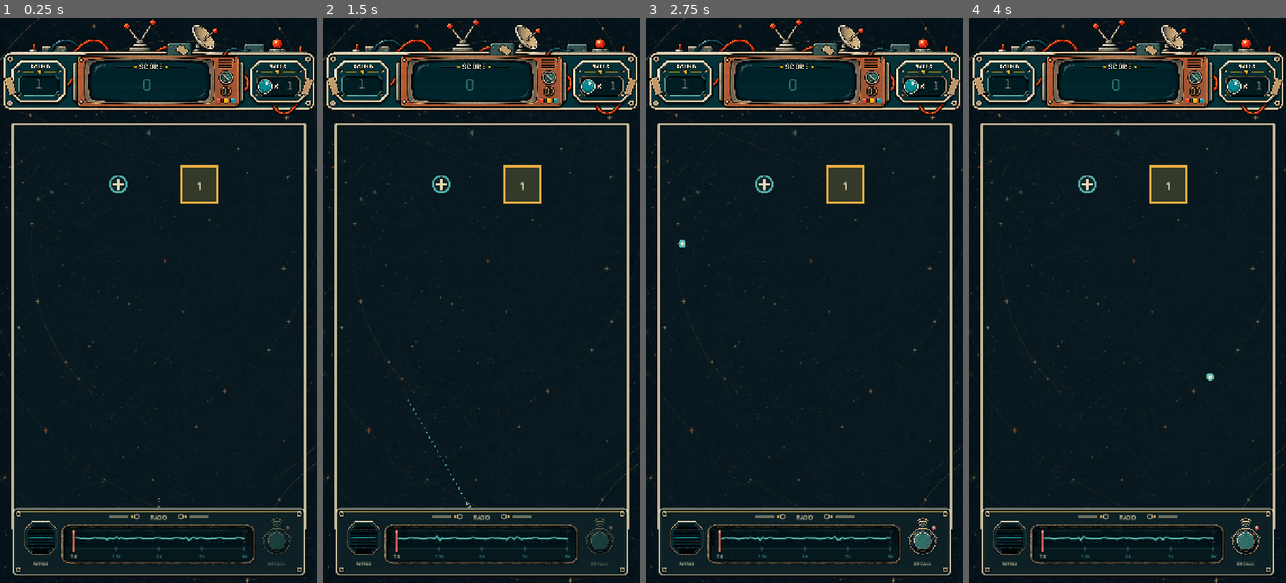
Above: before the commit, frames 1-4 (left to right).
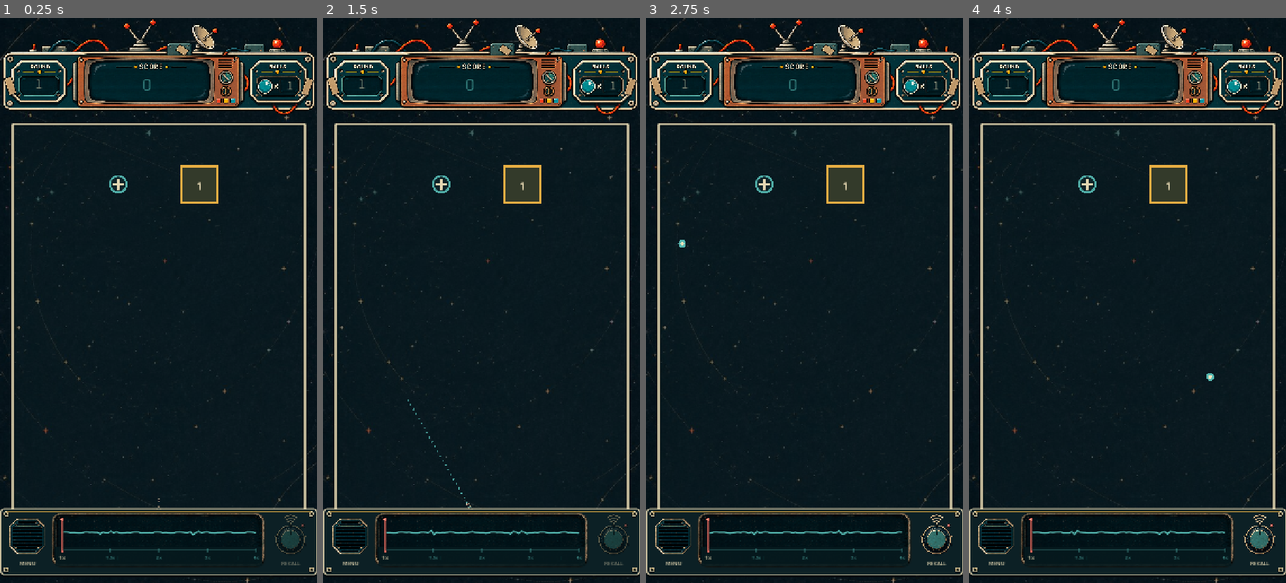
Above: after the commit, the same moments.

Repository: dfagaras/ryko-game
Game: Godot game, scene res://scenes/main.tscn
The game is run twice, just before and just after one commit, with the same random seed, the same clock (stepped at 60 frames per second) and the same inputs.
Inputs (mouse positions are in pixels of both pictures, inside the frame that each line leads up to):
- Up to frame 1 (0.25 s): no input
- Up to frame 2 (1.5 s): tap Enter at 0.5 s; move the mouse to (551, 272) at 0.52 s; click (551, 272) at 0.67 s; tap Space at 1.25 s; drag from (418, 328) to (465, 413) at 1.27 s
- Up to frame 3 (2.75 s): move the mouse to (836, 176) at 2.02 s; click (836, 176) at 2.17 s
- Up to frame 4 (4 s): tap Enter at 2.75 s; drag from (1111, 413) to (1032, 215) at 2.77 s; tap Space at 3.5 s; move the mouse to (1222, 385) at 3.52 s; click (1222, 385) at 3.67 s

The runs differ from the first frame. In frame 1, 3.1% of the frame differs, in the area x 0-100%, y 86-99%; in frame 2, 3.2%; in frame 3, 3.2%; in frame 4, 3.3%.

Commit message:
feat: widen footer radio controls

Diff:
--- a/scripts/game.gd
+++ b/scripts/game.gd
@@ -17,6 +17,12 @@
 const SCORE_VALUE_RECT := Rect2(204.0, 126.0, 258.0, 49.0)
 const BALLS_VALUE_RECT := Rect2(641.0, 135.0, 34.0, 34.0)
 
+const FOOTER_HEIGHT := 152.0
+const FOOTER_Y := 1110.0
+const FOOTER_CONTROL_SIZE := 108.0
+const FOOTER_CONTROL_CENTER_Y := 1175.0
+const FOOTER_SIDE_SCOPE_GAP := 116.0
+
 var score: int = 0
 
 
@@ -26,11 +32,11 @@
 	super._update_responsive_layout()
 	var safe_insets := _safe_vertical_insets(layout_viewport_size)
 	var header_target_y := safe_insets.x
-	var footer_target_y := layout_viewport_size.y - safe_insets.y - 18.0 - 152.0
-	footer_target_y = maxf(1110.0, footer_target_y)
+	var footer_target_y := layout_viewport_size.y - safe_insets.y - 18.0 - FOOTER_HEIGHT
+	footer_target_y = maxf(FOOTER_Y, footer_target_y)
 
 	layout_header_y_offset = header_target_y
-	layout_footer_y_offset = footer_target_y - 1110.0
+	layout_footer_y_offset = footer_target_y - FOOTER_Y
 
 	var available_top := header_target_y + HEADER_HEIGHT
 	var available_bottom := footer_target_y - 14.0
@@ -117,6 +123,111 @@
 	)
 
 
+func _footer_rect() -> Rect2:
+	# The footer is intentionally viewport-wide. Because the game content itself
+	# is centered inside a logical 720px canvas, extend the local footer in both
+	# directions by layout_content_x to reach the physical phone edges.
+	return Rect2(
+		Vector2(-layout_content_x, FOOTER_Y),
+		Vector2(layout_viewport_size.x, FOOTER_HEIGHT)
+	)
+
+
+func _draw_footer() -> void:
+	_draw_radio_console(_footer_rect())
+
+
+func _menu_button_rect() -> Rect2:
+	var footer := _footer_rect()
+	var center := Vector2(footer.position.x + 61.0, FOOTER_CONTROL_CENTER_Y)
+	return Rect2(center - Vector2(58.0, 67.0), Vector2(116.0, 134.0))
+
+
+func _recall_button_rect() -> Rect2:
+	var footer := _footer_rect()
+	var center := Vector2(footer.end.x - 61.0, FOOTER_CONTROL_CENTER_Y)
+	return Rect2(center - Vector2(58.0, 67.0), Vector2(116.0, 134.0))
+
+
+func _radio_scope_outer_rect() -> Rect2:
+	var footer := _footer_rect()
+	# RADIO title/ornaments were removed, so the glass can use almost the full
+	# footer height. Side controls keep a small breathing gap from the housing.
+	return Rect2(
+		Vector2(footer.position.x + FOOTER_SIDE_SCOPE_GAP, FOOTER_Y + 10.0),
+		Vector2(footer.size.x - FOOTER_SIDE_SCOPE_GAP * 2.0, 126.0)
+	)
+
+
+func _radio_speed_track_rect() -> Rect2:
+	var scope := _radio_scope_outer_rect()
+	# The waveform gets a much taller usable window. The scale sits underneath
+	# it inside the same glass so the needle, labels and interaction all share
+	# the exact same horizontal geometry.
+	return Rect2(
+		scope.position + Vector2(24.0, 13.0),
+		Vector2(scope.size.x - 48.0, 64.0)
+	)
+
+
+func _radio_speed_interaction_rect() -> Rect2:
+	return _radio_scope_outer_rect().grow(-4.0)
+
+
+func _draw_radio_console(rect: Rect2) -> void:
+	# Keep the established recycled-space-junk faceplate, but let it touch both
+	# phone edges and dedicate the freed RADIO title area to the oscilloscope.
+	_draw_rounded_panel(Rect2(rect.position + Vector2(0.0, 5.0), rect.size), Color(PAPER_SHADOW, 0.90), Color(PAPER_SHADOW, 0.90), 0.0, 8.0)
+	_draw_rounded_panel(rect, Color(PANEL, 1.0), Color(CREAM, 0.82), 3.0, 8.0)
+	_draw_rounded_panel(rect.grow(-7.0), Color(PANEL, 1.0), Color(AMBER, 0.26), 1.0, 5.0)
+	for screw in [
+		rect.position + Vector2(13.0, 13.0),
+		Vector2(rect.end.x - 13.0, rect.position.y + 13.0),
+		Vector2(rect.position.x + 13.0, rect.end.y - 13.0),
+		rect.end - Vector2(13.0, 13.0)
+	]:
+		_draw_machine_screw(screw, 6.0)
+
+	var menu_center := Vector2(rect.position.x + 61.0, FOOTER_CONTROL_CENTER_Y)
+	var recall_center := Vector2(rect.end.x - 61.0, FOOTER_CONTROL_CENTER_Y)
+	_draw_footer_menu_asset(menu_center)
+
+	var scope_outer := _radio_scope_outer_rect()
+	draw_texture_rect_region(RADIO_WAVEBOARD_TEXTURE, scope_outer, RADIO_WAVEBOARD_SOURCE_RECT)
+	var wave_rect := _radio_speed_track_rect()
+	_draw_radio_waveform(wave_rect)
+
+	# Remove raster graduations from the source artwork and redraw only the five
+	# real speed stops. The mask is derived from the enlarged glass, not fixed px.
+	var scale_mask := Rect2(
+		Vector2(scope_outer.position.x + 8.0, wave_rect.end.y + 2.0),
+		Vector2(scope_outer.size.x - 16.0, scope_outer.end.y - wave_rect.end.y - 7.0)
+	)
+	draw_rect(scale_mask, Color("#06191d", 0.94), true)
+	_draw_radio_speed_control(scope_outer, wave_rect)
+	_draw_footer_recall_asset(recall_center)
+
+
+func _draw_footer_menu_asset(center: Vector2) -> void:
+	var asset_rect := Rect2(
+		center - Vector2(FOOTER_CONTROL_SIZE, FOOTER_CONTROL_SIZE) * 0.5,
+		Vector2(FOOTER_CONTROL_SIZE, FOOTER_CONTROL_SIZE)
+	)
+	draw_texture_rect(MENU_SPEAKER_TEXTURE, asset_rect, false)
+	_draw_centered_label("MENU", Vector2(center.x, center.y + 58.0), 12, Color(CREAM, 0.92))
+
+
+func _draw_footer_recall_asset(center: Vector2) -> void:
+	var enabled := state == TurnState.FIRING
+	var asset_rect := Rect2(
+		center - Vector2(FOOTER_CONTROL_SIZE, FOOTER_CONTROL_SIZE) * 0.5,
+		Vector2(FOOTER_CONTROL_SIZE, FOOTER_CONTROL_SIZE)
+	)
+	var tint := Color.WHITE if enabled else Color(0.72, 0.76, 0.74, 0.58)
+	draw_texture_rect(RECALL_KNOB_TEXTURE, asset_rect, false, tint)
+	_draw_centered_label("RECALL", Vector2(center.x, center.y + 58.0), 12, Color(CREAM, 0.92 if enabled else 0.46))
+
+
 func _format_score(value: int) -> String:
 	var digits := str(maxi(0, value))
 	var formatted := ""
